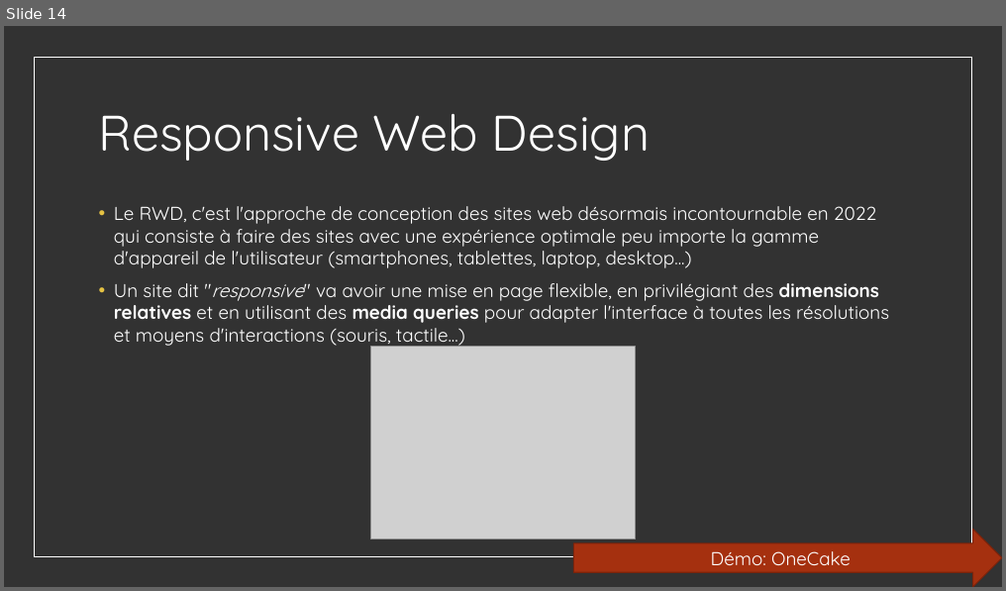
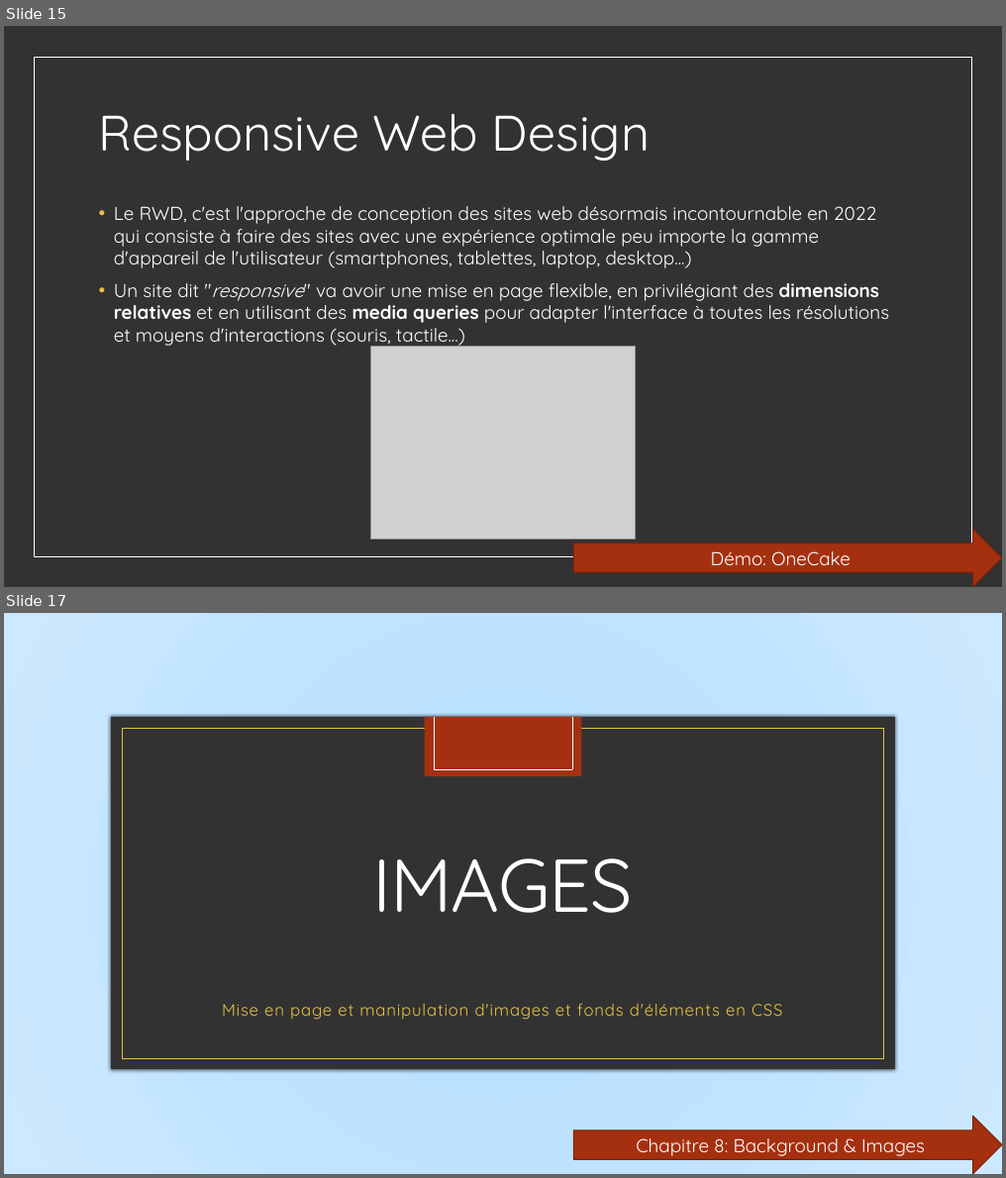
Before and after one commit to worldline/html-css-training, a slide deck: presenter_fr.pptx. Shown one above the other, each under a label of ours: slide 14 before the commit, slides 15 and 17 after it; the slides between them are not shown. The pictures are 1006x591 and 1006x1178 pixels, drawn with LibreOffice and Linux fonts; fonts in the diff are those of the drawing; grey boxes stand for pictures; background and template pictures are left out. Boxes give left, top, right and bottom in pixels: in the first picture for what was removed or moved away, otherwise in the second. Text is boxed around its words. In the diff, an @@ line names an element or a change of style, - is before the commit and + after.

```diff
--- a/presenter_fr.pptx
+++ b/presenter_fr.pptx
@@ slide 17 added at (x1=4, y1=613, x2=1002, y2=1174), background picture (left out) @@
@@ rectangle added at (x1=111, y1=717, x2=895, y2=1069), fill #323232 @@
@@ rectangle added at (x1=122, y1=728, x2=884, y2=1059), outline #E5C243 0.5 pt @@
@@ rectangle added at (x1=425, y1=717, x2=582, y2=777), fill #A5300F @@
@@ line added from (434, 717) to (434, 769), #F9CFC3 0.5 pt @@
@@ line added from (434, 717) to (434, 769), #FFFFFF 0.5 pt @@
@@ line added from (572, 717) to (572, 769), #F9CFC3 0.5 pt @@
@@ line added from (572, 717) to (572, 769), #FFFFFF 0.5 pt @@
@@ line added from (434, 769) to (572, 769), #FFFFFF 0.5 pt @@
@@ title added at (x1=373, y1=859, x2=634, y2=913), 72 pt, text #FFFFFF @@
+IMAGES
@@ subtitle added at (x1=222, y1=1003, x2=782, y2=1020), 16 pt, text #E5C243 @@
+Mise en page et manipulation d'images et fonds d'éléments en CSS
@@ right arrow added at (x1=573, y1=1116, x2=1002, y2=1174), fill #A5300F, outline #7A240B 1 pt, 18 pt, text #FFFFFF @@
+Chapitre 8: Background & Images
@@ what was slide 14 is now slide 15 @@
```
Also in this commit, not shown: 5 slides changed, 7 other slides added, 18 other files.
